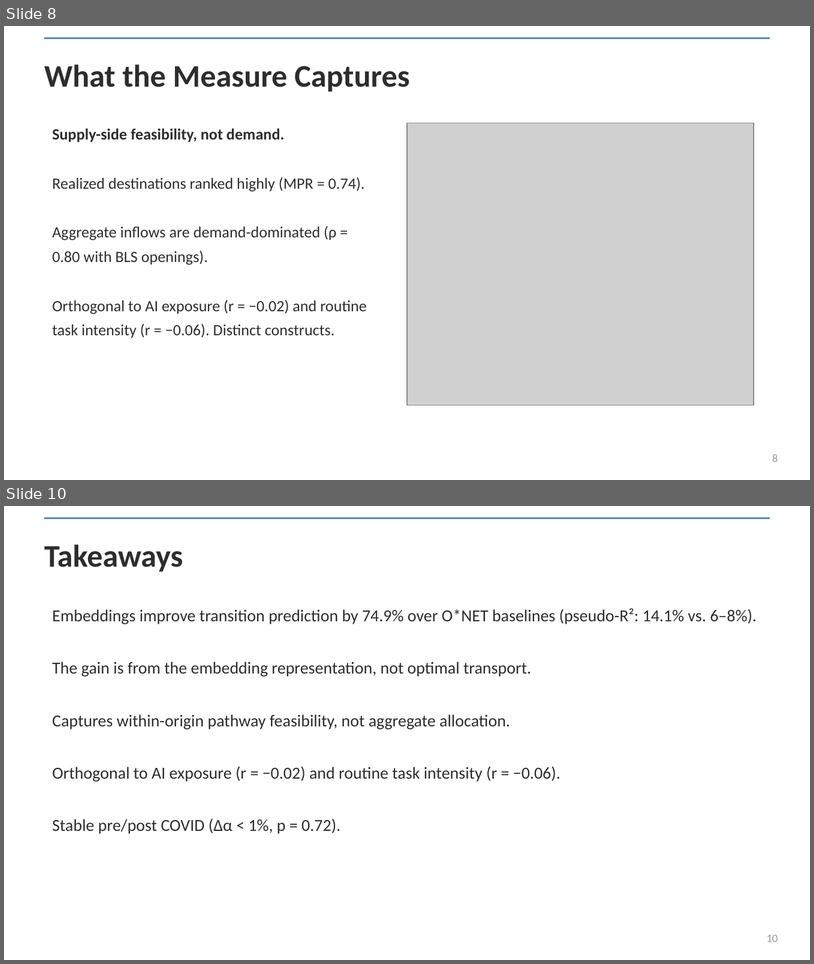
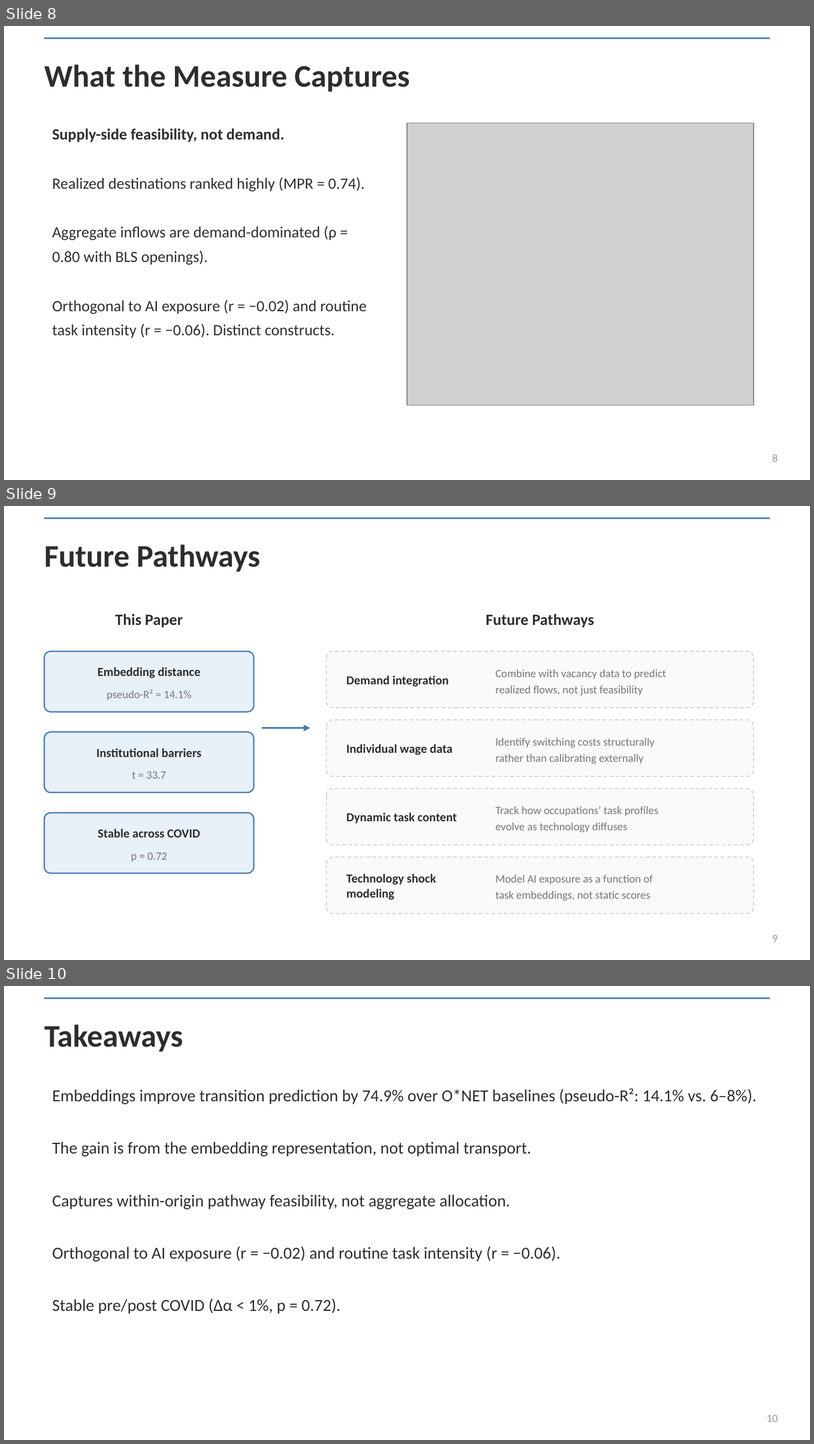
Before and after one commit to spencer2718/task-space-model, a slide deck: writing/presentation/task_embeddings_deck.pptx. Shown one above the other, each under a label of ours: slides 8 and 10 before the commit, slides 8, 9 and 10 after it; the slides between them are not shown. The pictures are 814x964 and 814x1444 pixels, drawn with LibreOffice and Linux fonts; fonts in the diff are those of the drawing; grey boxes stand for pictures. Boxes give left, top, right and bottom in pixels: in the first picture for what was removed or moved away, otherwise in the second. Text is boxed around its words. In the diff, an @@ line names an element or a change of style, - is before the commit and + after.

```diff
--- a/writing/presentation/task_embeddings_deck.pptx
+++ b/writing/presentation/task_embeddings_deck.pptx
@@ slide 9 added at box(4, 506, 810, 960), background #FFFFFF @@
@@ line added from (44, 518) to (770, 518), #4A7FB5 1.5 pt @@
@@ text added at box(44, 544, 260, 572), 28 pt, text #2D2D2D, bold @@
+Future Pathways
@@ text added at box(115, 613, 183, 627), 14 pt, text #2D2D2D, bold @@
+This Paper
@@ text added at box(486, 613, 594, 627), 14 pt, text #2D2D2D, bold @@
+Future Pathways
@@ rounded rectangle added at box(44, 651, 254, 712), fill #E8F0F8, outline #4A7FB5 1.2 pt @@
@@ text added at box(98, 667, 201, 678), 11 pt, text #2D2D2D, bold @@
+Embedding distance
@@ rounded rectangle added at box(327, 651, 754, 708), fill #FAFAFA, outline #CCCCCC 0.8 pt dashed @@
@@ text added at box(347, 675, 449, 687), 11 pt, text #2D2D2D, bold @@
+Demand integration
@@ text added at box(496, 669, 666, 695), 10 pt, text #777777 @@
+Combine with vacancy data to predict
+realized flows, not just feasibility
@@ text added at box(107, 689, 191, 700), 10 pt, text #777777 @@
+pseudo-R² = 14.1%
@@ rounded rectangle added at box(327, 720, 754, 776), fill #FAFAFA, outline #CCCCCC 0.8 pt dashed @@
@@ rounded rectangle added at box(44, 732, 254, 792), fill #E8F0F8, outline #4A7FB5 1.2 pt @@
@@ arrow added from (262, 728) to (311, 728), #4A7FB5 1.5 pt @@
@@ text added at box(496, 738, 654, 763), 10 pt, text #777777 @@
+Identify switching costs structurally
+rather than calibrating externally
@@ text added at box(96, 748, 201, 757), 11 pt, text #2D2D2D, bold @@
+Institutional barriers
@@ text added at box(347, 744, 453, 755), 11 pt, text #2D2D2D, bold @@
+Individual wage data
@@ text added at box(132, 771, 166, 778), 10 pt, text #777777 @@
+t = 33.7
@@ rounded rectangle added at box(327, 788, 754, 844), fill #FAFAFA, outline #CCCCCC 0.8 pt dashed @@
@@ text added at box(496, 806, 659, 832), 10 pt, text #777777 @@
+Track how occupations’ task profiles
+evolve as technology diffuses
@@ rounded rectangle added at box(44, 813, 254, 873), fill #E8F0F8, outline #4A7FB5 1.2 pt @@
@@ text added at box(98, 828, 200, 837), 11 pt, text #2D2D2D, bold @@
+Stable across COVID
@@ text added at box(347, 812, 458, 823), 11 pt, text #2D2D2D, bold @@
+Dynamic task content
@@ text added at box(131, 852, 167, 861), 10 pt, text #777777 @@
+p = 0.72
@@ rounded rectangle added at box(327, 857, 754, 913), fill #FAFAFA, outline #CCCCCC 0.8 pt dashed @@
@@ text added at box(347, 873, 437, 900), 11 pt, text #2D2D2D, bold @@
+Technology shock modeling
@@ text added at box(496, 874, 653, 900), 10 pt, text #777777 @@
+Model AI exposure as a function of
+task embeddings, not static scores
@@ text added at box(773, 934, 778, 942), 10 pt, text #999999 @@
+9
```
Also in this commit, not shown: 1 slide removed, 2 other files.
